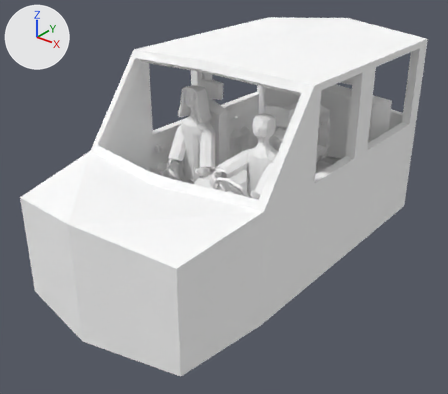
The Blender file Assets/_Models/Car.blend as it was, and as the next commit left it.
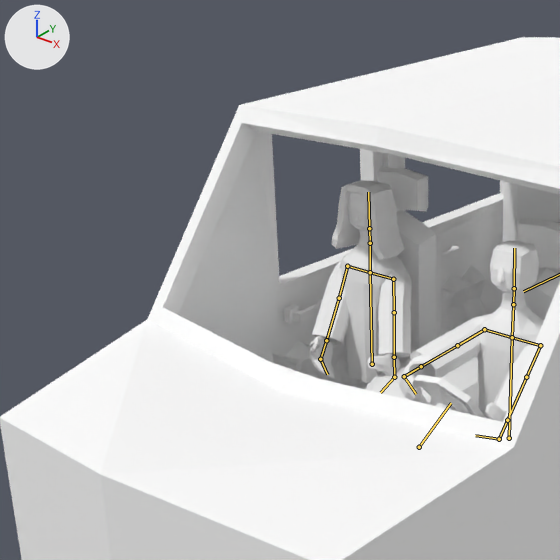
Each version appears first whole from a camera (50 mm lens) standing at (3.39, -4.97, 2.23) and looking at (0.02, -0.75, -0.38), and next in a close-up on the part from 5% to 64% of the width and 0% to 67% of the height. The axes (+X, +Y, +Z) are drawn at upper left. The lights are the same throughout. Both versions are drawn at frame 13 of the action 'Turn Around'; the numbers are the values there. The bones that bend it are drawn over the model as lines in the close-ups.

Names of what the first close-up shows: 'Car', 'Dad', 'Mom'.
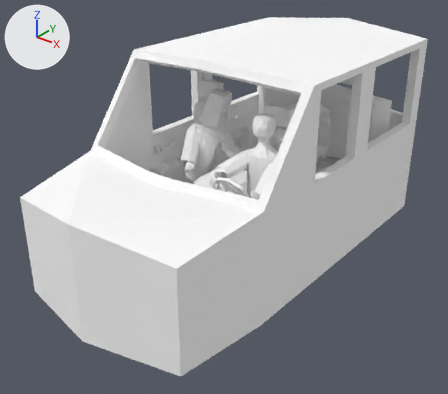
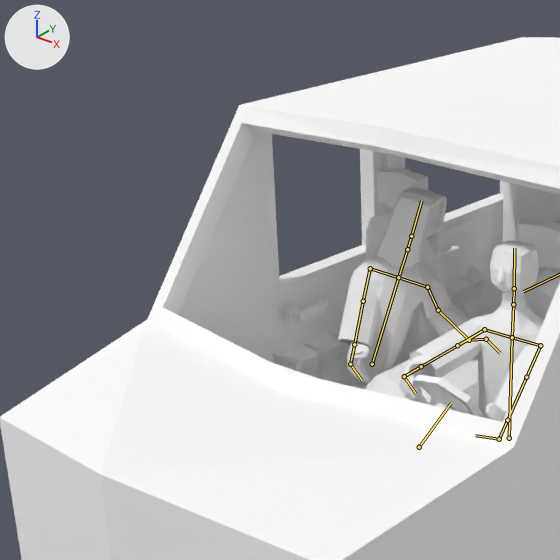
Location of each change, (x1, y1, x2, y2) in pixels of the close-ups (560 x 560 px):
'Mom', posed
    before: (309, 180, 412, 383)
    after: (338, 187, 470, 384)
bone 'Spine', root to tip
    before: (372, 364) to (370, 272)
    after: (372, 364) to (398, 277)
bone 'UpperArm_L', root to tip
    before: (393, 279) to (394, 312)
    after: (427, 287) to (438, 310)
bone 'LowerArm_L', root to tip
    before: (394, 312) to (394, 357)
    after: (438, 310) to (469, 340)
bone 'Hand_L', root to tip
    before: (394, 357) to (394, 377)
    after: (469, 340) to (486, 339)
bone 'Spine.002', root to tip
    before: (370, 243) to (369, 228)
    after: (407, 249) to (411, 236)

The change, as a diff of the scene's bpy script:
```diff
--- a/Assets/_Models/Car.blend.py
+++ b/Assets/_Models/Car.blend.py
@@ bone_spine @@
 bone_spine = bpy.data.objects['Armature'].pose.bones['Spine']  # child of 'Root'
-bone_spine.rotation_quaternion = (1.0, 0.0, 0.0, 0.0)  # degrees (0, 0, 0)
+bone_spine.rotation_quaternion = (0.95, -0.04, 0.276, -0.139)  # degrees (-10, 31, -20)
@@ bone_upperarm_l @@
 bone_upperarm_l = bpy.data.objects['Armature'].pose.bones['UpperArm_L']  # child of 'Sholder_L'
-bone_upperarm_l.rotation_quaternion = (0.71, -0.305, 0.331, -0.41)  # degrees (-56, 15, -68)
+bone_upperarm_l.rotation_quaternion = (0.803, -0.475, 0.358, 0.033)  # degrees (-68, 37, -21)
@@ bone_lowerarm_l @@
 bone_lowerarm_l = bpy.data.objects['Armature'].pose.bones['LowerArm_L']  # child of 'UpperArm_L'
-bone_lowerarm_l.rotation_quaternion = (1.0, 0.0, 0.0, 0.0)  # degrees (0, 0, 0)
+bone_lowerarm_l.rotation_quaternion = (0.861, 0.463, -0.101, -0.187)  # degrees (57, 0, -25)
@@ bone_hand_l @@
 bone_hand_l = bpy.data.objects['Armature'].pose.bones['Hand_L']  # child of 'LowerArm_L'
-bone_hand_l.rotation_quaternion = (1.0, 0.0, 0.0, 0.0)  # degrees (0, 0, 0)
+bone_hand_l.rotation_quaternion = (0.751, 0.221, 0.541, 0.307)  # degrees (65, 43, 72)
@@ bone_spine_002 @@
 bone_spine_002 = bpy.data.objects['Armature'].pose.bones['Spine.002']  # child of 'Spine.001'
-bone_spine_002.rotation_quaternion = (0.994, 0.0, 0.015, 0.0)  # degrees (0, 2, 0)
+bone_spine_002.rotation_quaternion = (0.79, 0.0, 0.564, 0.0)  # degrees (0, 71, 0)
```
